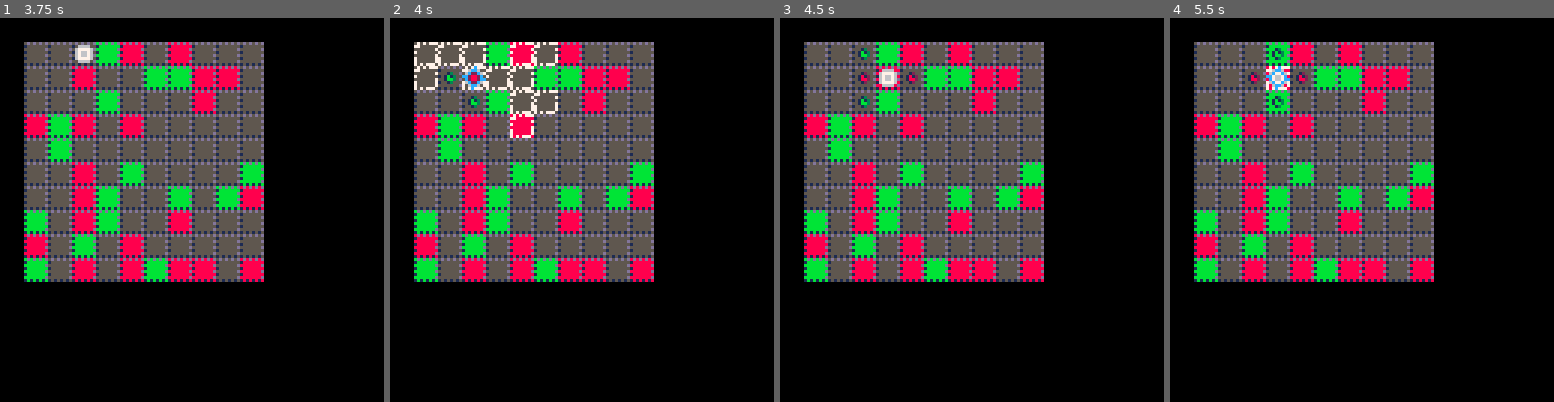
Above: before the commit, frames 1-4 (left to right).
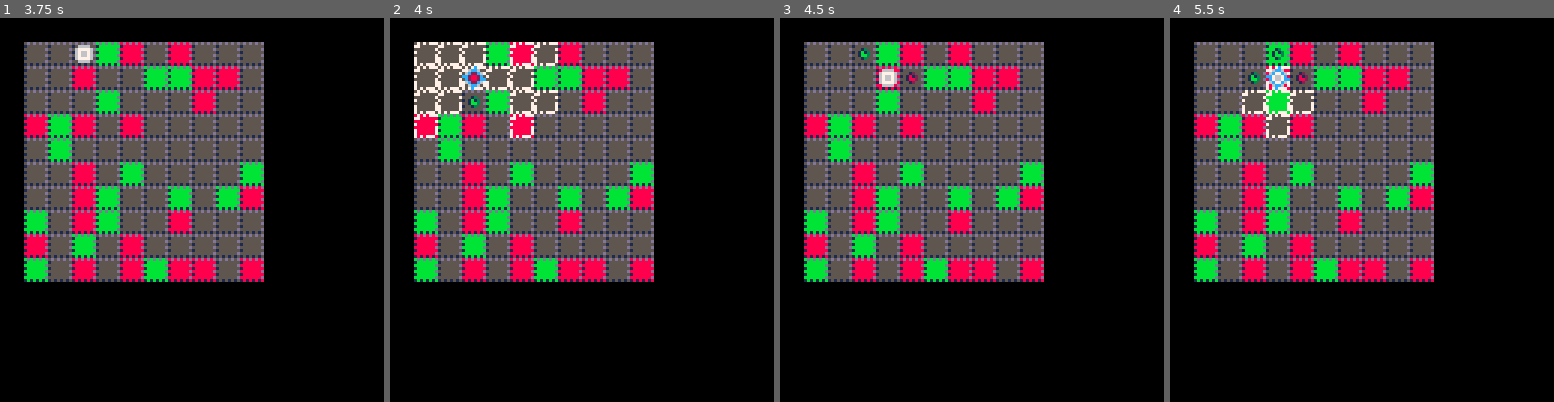
Above: after the commit, the same moments.

Repository: jcwilk/dv_prototype
Game: PICO-8 cartridge divproto.p8
The game is run twice, just before and just after one commit, with the same random seed, the same clock (stepped at 60 frames per second) and the same inputs.
Inputs:
- Up to frame 1 (3.75 s): tap O (Z key) at 0.7, 1.7, 2.1, 2.5, 2.9, 3.3, 3.7 s; hold Right 1.6-2.1 s; hold Up 2.15-2.42 s; hold Right 2.47-3.03 s; hold Left 3.08-3.58 s; hold Down from 3.63 s (still down)
- Up to frame 2 (4 s): release Down at 3.97 s
- Up to frame 3 (4.5 s): hold Right from 4.02 s (still down); tap O (Z key) at 4.1 s
- Up to frame 4 (5.5 s): tap O (Z key) at 4.5, 4.9, 5.3 s; release Right at 4.68 s; hold Up 4.73-5.03 s; hold Left from 5.08 s (still down)

Frame 1 is identical in both runs. In frame 2, 0.5% of the frame differs, in the area x 6-19%, y 12-32%; in frame 3, 0.1%; in frame 4, 0.6%, in the area x 18-38%, y 14-32%.

Commit message:
1 instead of 2

Diff:
--- a/divproto.p8
+++ b/divproto.p8
@@ -304,7 +304,7 @@
   del(spots,spot)
   add(shuffled,spot)
  end
- local spawn_left=2
+ local spawn_left=1
  for i=1,#shuffled do
   if spawn_mob(shuffled[i][1],shuffled[i][2],col) then
    spawn_left-=1
Not shown, changed: index.js
